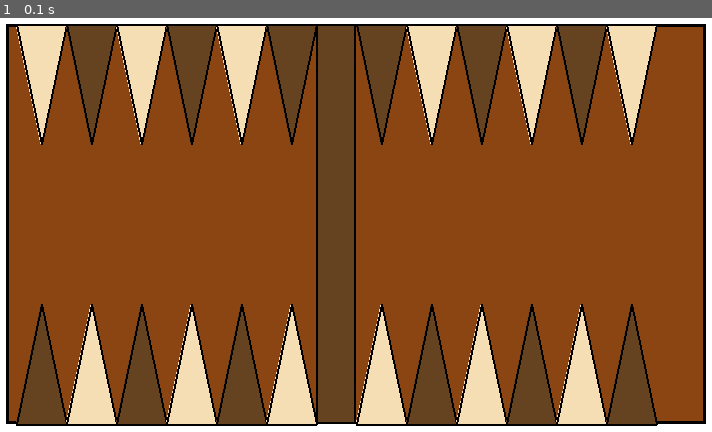
Above: before the commit, frame 1.
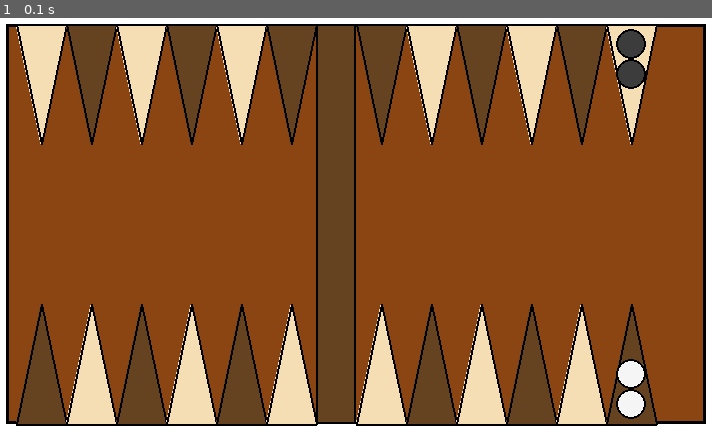
Above: after the commit, the same moment.

Repository: um-computacion/computacion-2025-backgammon-JoacoVanrell
Game: pygame game, started from pygame_ui/main.py
Two runs of this game, one before a commit and one after it. Both use one fixed random seed, a clock stepped at 60 frames per second and the inputs below.
Inputs:
- Up to frame 1 (0.1 s): no input

The runs differ from the first frame. In frame 1, 0.9% of the frame differs, in the area x 86-91%, y 2-97%.

Commit message:
agrega fichas basicas al tablero

Diff:
--- a/pygame_ui/main.py
+++ b/pygame_ui/main.py
@@ -13,6 +13,8 @@
 BROWN = (139, 69, 19)           # Fondo del tablero
 LIGHT_TRIANGLE = (245, 222, 179)  # Beige claro para triángulos
 DARK_TRIANGLE = (101, 67, 33)     # Marrón más oscuro para contraste
+FICHA_BLANCA = (245, 245, 245)    # Color de las fichas blancas
+FICHA_NEGRA = (60, 60, 60)        # Color de las fichas negras
 
 # Bucle principal
 running = True
@@ -74,6 +76,25 @@
     pygame.draw.rect(screen, DARK_TRIANGLE, barra_rect)
     pygame.draw.rect(screen, BLACK, barra_rect, 2)
 
+    # Dibujar fichas básicas
+    ficha_radio = 15
+
+    # Fichas blancas en punto 1 (triángulo inferior derecho)
+    punto1_x = lado_izquierdo_x + 5 * triangle_width + triangle_width//2
+    punto1_y = 430
+    pygame.draw.circle(screen, FICHA_BLANCA, (punto1_x, punto1_y), ficha_radio)
+    pygame.draw.circle(screen, BLACK, (punto1_x, punto1_y), ficha_radio, 2)
+    pygame.draw.circle(screen, FICHA_BLANCA, (punto1_x, punto1_y - 30), ficha_radio)
+    pygame.draw.circle(screen, BLACK, (punto1_x, punto1_y - 30), ficha_radio, 2)
+
+    # Fichas negras en punto 24 (triángulo superior izquierdo)
+    punto24_x = lado_izquierdo_x + 5 * triangle_width + triangle_width//2
+    punto24_y = 70
+    pygame.draw.circle(screen, FICHA_NEGRA, (punto24_x, punto24_y), ficha_radio)
+    pygame.draw.circle(screen, BLACK, (punto24_x, punto24_y), ficha_radio, 2)
+    pygame.draw.circle(screen, FICHA_NEGRA, (punto24_x, punto24_y + 30), ficha_radio)
+    pygame.draw.circle(screen, BLACK, (punto24_x, punto24_y + 30), ficha_radio, 2)
+
     # Actualizar pantalla
     pygame.display.flip()
 
